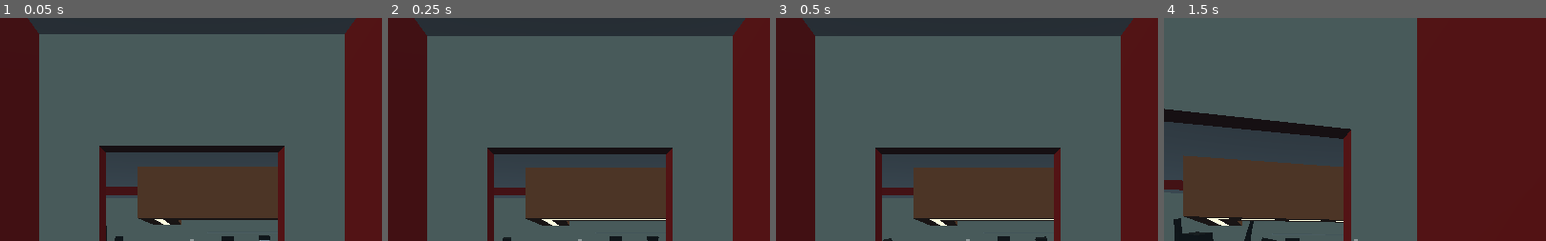
Above: before the commit, frames 1-4 (left to right).
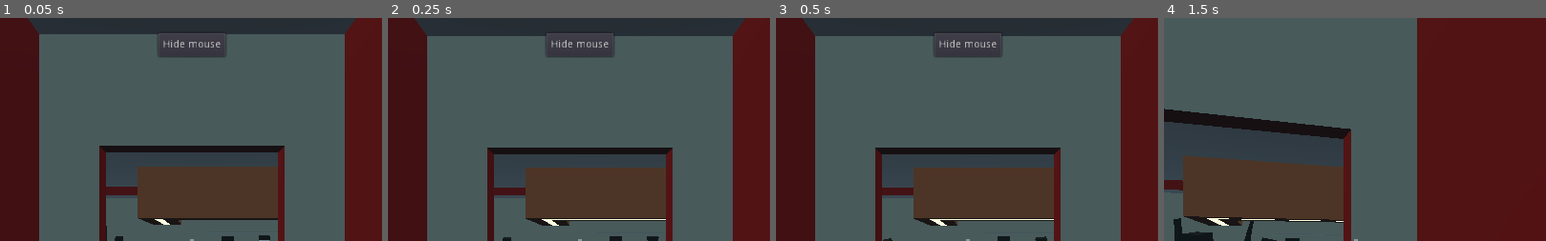
Above: after the commit, the same moments.

Repository: Eptwalabha/ld47
Game: Godot game, scene res://scenes/Game.tscn
The game is run twice, just before and just after one commit, with the same random seed, the same clock (stepped at 60 frames per second) and the same inputs. Sound files missing from this copy of the repository are replaced by a short silence.
Inputs (mouse positions are % of the whole screen's width and height, from its top left):
- Up to frame 1 (0.05 s): no input
- Up to frame 2 (0.25 s): no input
- Up to frame 3 (0.5 s): no input
- Up to frame 4 (1.5 s): click (50, 6) at 0.5 s, where only the run after the commit has a clickable "Hide mouse"; tap Enter at 1.25 s; move the mouse to (55, 50) at 1.27 s; hold W (move_forward) from 1.28 s (still down); tap E (context_action) at 1.35 s
The pictures show only the part of the screen within x 25-75%, y 0-50%; the shares and areas given below are measured in that part.

The runs differ from the first frame. In frame 1, 1.8% of the frame differs, in the area x 41-60%, y 6-18%; in frame 2, 1.8%; in frame 3, 1.8%; in frame 4, nothing differs.

Commit message:
better doors

Diff:
--- /dev/null
+++ b/assets/story/story.json
@@ -0,0 +1,24 @@
+{
+  "items": {},
+  "story": {
+    "intro": {
+      "on-start": {
+        "show": [
+          "intro_corridor",
+          "dancers",
+          "barman"
+        ],
+        "hide": [
+          "restrooms"
+        ],
+        "dialogs": [
+          {
+            "who": "friend",
+            "what": 0
+          }
+        ]
+      },
+      "next": "talk-to-friend"
+    }
+  }
+}
--- a/autoload.gd
+++ b/autoload.gd
@@ -11,3 +11,26 @@
 var using_controller : bool = false
 var debug : bool = false
 var first_level : int = LEVEL.BAR
+
+var phone_picked_up := false
+var friend_intro_bar := false
+var friend_wants_to_go_home := false
+var door_found := false
+var key_found := false
+var missing_handle := false
+var valve_found := false
+var road_tutorial := false
+
+func reset_game(level: String) -> void:
+	match level:
+		'flat':
+			phone_picked_up = false
+		'bar':
+			friend_intro_bar = false
+			friend_wants_to_go_home = false
+			door_found = false
+			key_found = false
+			missing_handle = false
+			valve_found = false
+		'road':
+			road_tutorial = false
--- a/project.godot
+++ b/project.godot
@@ -95,9 +95,19 @@
 "path": "res://scenes/props/appart/Door.gd"
 }, {
 "base": "Spatial",
+"class": "Door2",
+"language": "GDScript",
+"path": "res://scenes/props/flat/Door2.gd"
+}, {
+"base": "Spatial",
 "class": "Game",
 "language": "GDScript",
 "path": "res://scenes/Game.gd"
+}, {
+"base": "Spatial",
+"class": "Game2",
+"language": "GDScript",
+"path": "res://scenes/Game2.gd"
 }, {
 "base": "Spatial",
 "class": "Glass",
@@ -187,7 +197,9 @@
 "Dialog": "",
 "DialogTrigger": "",
 "Door": "",
+"Door2": "",
 "Game": "",
+"Game2": "",
 "Glass": "",
 "InteractTrigger": "",
 "Key": "",
--- /dev/null
+++ b/scenes/Game2.gd
@@ -0,0 +1,40 @@
+class_name Game2
+extends Spatial
+
+onready var current_player : Player = $Player/Player as Player
+onready var ui := $UI as UI
+
+
+func _physics_process(delta: float) -> void:
+	current_player.physics_process(delta)
+
+func _process(delta: float) -> void:
+	if Input.is_action_just_pressed("ui_cancel"):
+		ui.show_mouse_capture()
+	_check_triggers()
+
+func _input(event: InputEvent) -> void:
+	current_player.input(event)
+
+
+func _on_Appartment_door_interacted_with(door: Door2) -> void:
+
+	if not Data.phone_picked_up:
+		door.close()
+		Data.phone_picked_up = true
+	else:
+		door.toggle()
+
+func _check_triggers():
+	if current_player.ray.is_colliding():
+		var collider = current_player.ray.get_collider()
+		if collider is InteractTrigger and collider.active:
+			if Input.is_action_just_pressed("context_action"):
+				collider.interact()
+			else:
+				ui.show_context(collider.id)
+#				ui.show_context(collider.hover_key)
+		else:
+			ui.hide_context()
+	else:
+		ui.hide_context()
--- /dev/null
+++ b/scenes/Game2.tscn
@@ -0,0 +1,46 @@
+[gd_scene load_steps=10 format=2]
+
+[ext_resource path="res://scenes/ui/UI.tscn" type="PackedScene" id=1]
+[ext_resource path="res://scenes/location/CorridorTop.tscn" type="PackedScene" id=2]
+[ext_resource path="res://scenes/Game2.gd" type="Script" id=3]
+[ext_resource path="res://scenes/location/Appartment.tscn" type="PackedScene" id=4]
+[ext_resource path="res://scenes/location/Corridor.tscn" type="PackedScene" id=5]
+[ext_resource path="res://scenes/Player.tscn" type="PackedScene" id=6]
+[ext_resource path="res://scenes/location/BackStreetBuilding.tscn" type="PackedScene" id=7]
+[ext_resource path="res://scenes/chapters/flat/Flat.gd" type="Script" id=8]
+[ext_resource path="res://scenes/props/flat/Door2.tscn" type="PackedScene" id=9]
+
+[node name="Game2" type="Spatial"]
+script = ExtResource( 3 )
+
+[node name="UI" parent="." instance=ExtResource( 1 )]
+
+[node name="Map" type="Spatial" parent="."]
+
+[node name="Appartment" type="Spatial" parent="Map"]
+script = ExtResource( 8 )
+
+[node name="Appartment" parent="Map/Appartment" instance=ExtResource( 4 )]
+
+[node name="Corridor" parent="Map/Appartment" instance=ExtResource( 5 )]
+
+[node name="CorridorBottom" parent="Map/Appartment" instance=ExtResource( 5 )]
+transform = Transform( 1, 0, 0, 0, 1, 0, 0, 0, 1, 0, -2.5, 0 )
+
+[node name="CorridorTop" parent="Map/Appartment" instance=ExtResource( 2 )]
+
+[node name="BackStreetBuilding" parent="Map/Appartment" instance=ExtResource( 7 )]
+
+[node name="Door" parent="Map/Appartment" instance=ExtResource( 9 )]
+transform = Transform( 4.37114e-08, 0, 1, 0, 1, 0, 1, 0, -4.37114e-08, -1.55734, 0, -0.449963 )
+id = "flat/door"
+opened = true
+max_angle = 90
+
+[node name="Bar" type="Spatial" parent="Map"]
+
+[node name="Player" type="Spatial" parent="."]
+
+[node name="Player" parent="Player" instance=ExtResource( 6 )]
+[connection signal="door_interacted_with" from="Map/Appartment" to="." method="_on_Appartment_door_interacted_with"]
+[connection signal="interacted_with" from="Map/Appartment/Door" to="Map/Appartment" method="_on_Door_interacted_with"]
--- a/scenes/Player.tscn
+++ b/scenes/Player.tscn
@@ -141,6 +141,7 @@
 
 [node name="phone" parent="Head/Camera" instance=ExtResource( 4 )]
 transform = Transform( -0.691661, 0.669623, -0.270572, -0.364308, -1.59244e-08, 0.931279, 0.623606, 0.742701, 0.243949, -0.187868, -0.0426252, -0.241849 )
+visible = false
 
 [node name="AnimationPlayer" type="AnimationPlayer" parent="."]
 autoplay = "idle"
--- /dev/null
+++ b/scenes/chapters/flat/Flat.gd
@@ -0,0 +1,6 @@
+extends Spatial
+
+signal door_interacted_with(door)
+
+func _on_Door_interacted_with() -> void:
+	emit_signal("door_interacted_with", $Door)
--- a/scenes/core/InteractTrigger.gd
+++ b/scenes/core/InteractTrigger.gd
@@ -5,6 +5,7 @@
 
 export(String) var hover_key := "action_hover"
 export(bool) var active := true
+export(String) var id := ""
 
 var reset_active : bool
 
--- /dev/null
+++ b/scenes/props/flat/Door2.gd
@@ -0,0 +1,42 @@
+class_name Door2
+extends Spatial
+
+signal interacted_with()
+
+onready var animation := $AnimationPlayer as AnimationPlayer
+onready var tween := $Tween as Tween
+onready var hinge := $Hinge as Spatial
+onready var trigger := $Hinge/InteractTrigger as InteractTrigger
+
+export(String) var id := ""
+export(bool) var opened := false
+export(int, 90, 150) var max_angle := 150
+
+func _ready() -> void:
+	hinge.rotation_degrees.y = max_angle if opened else 0
+	$Hinge/InteractTrigger/Trigger.disabled = false
+	$StaticBody/Collision.disabled = opened
+	trigger.id = id
+
+func toggle() -> void:
+	if opened:
+		close()
+	else:
+		open()
+
+func close() -> void:
+	if opened:
+		opened = false
+		tween.interpolate_property(hinge, "rotation_degrees", Vector3(0, max_angle, 0), Vector3.ZERO, .7, Tween.TRANS_CUBIC, Tween.EASE_OUT)
+		tween.start()
+		animation.play("closing")
+
+func open() -> void:
+	if not opened:
+		opened = true
+		tween.interpolate_property(hinge, "rotation_degrees", Vector3.ZERO, Vector3(0, max_angle, 0), .7, Tween.TRANS_CUBIC, Tween.EASE_OUT)
+		tween.start()
+		animation.play("opening")
+
+func _on_InteractTrigger_interacted_with() -> void:
+	emit_signal("interacted_with")
--- /dev/null
+++ b/scenes/props/flat/Door2.tscn
@@ -0,0 +1,96 @@
+[gd_scene load_steps=8 format=2]
+
+[ext_resource path="res://assets/models/prop/door.glb" type="PackedScene" id=1]
+[ext_resource path="res://scenes/props/flat/Door2.gd" type="Script" id=2]
+[ext_resource path="res://scenes/core/InteractTrigger.tscn" type="PackedScene" id=3]
+
+[sub_resource type="BoxShape" id=2]
+extents = Vector3( 0.379499, 0.723369, 0.131 )
+
+[sub_resource type="BoxShape" id=1]
+extents = Vector3( 0.527713, 1.02801, 0.0981793 )
+
+[sub_resource type="Animation" id=4]
+resource_name = "closing"
+length = 0.8
+tracks/0/type = "value"
+tracks/0/path = NodePath("StaticBody/Collision:disabled")
+tracks/0/interp = 1
+tracks/0/loop_wrap = true
+tracks/0/imported = false
+tracks/0/enabled = true
+tracks/0/keys = {
+"times": PoolRealArray( 0, 0.3, 0.8 ),
+"transitions": PoolRealArray( 1, 1, 1 ),
+"update": 1,
+"values": [ true, false, false ]
+}
+tracks/1/type = "value"
+tracks/1/path = NodePath("Hinge/InteractTrigger/Trigger:disabled")
+tracks/1/interp = 1
+tracks/1/loop_wrap = true
+tracks/1/imported = false
+tracks/1/enabled = true
+tracks/1/keys = {
+"times": PoolRealArray( 0, 0.8 ),
+"transitions": PoolRealArray( 1, 1 ),
+"update": 1,
+"values": [ true, false ]
+}
+
+[sub_resource type="Animation" id=3]
+resource_name = "opening"
+length = 0.8
+tracks/0/type = "value"
+tracks/0/path = NodePath("StaticBody/Collision:disabled")
+tracks/0/interp = 1
+tracks/0/loop_wrap = true
+tracks/0/imported = false
+tracks/0/enabled = true
+tracks/0/keys = {
+"times": PoolRealArray( 0, 0.3, 0.8 ),
+"transitions": PoolRealArray( 1, 1, 1 ),
+"update": 1,
+"values": [ false, true, true ]
+}
+tracks/1/type = "value"
+tracks/1/path = NodePath("Hinge/InteractTrigger/Trigger:disabled")
+tracks/1/interp = 1
+tracks/1/loop_wrap = true
+tracks/1/imported = false
+tracks/1/enabled = true
+tracks/1/keys = {
+"times": PoolRealArray( 0, 0.8 ),
+"transitions": PoolRealArray( 1, 1 ),
+"update": 1,
+"values": [ true, false ]
+}
+
+[node name="Door2" type="Spatial"]
+script = ExtResource( 2 )
+
+[node name="Hinge" type="Spatial" parent="."]
+
+[node name="door" parent="Hinge" instance=ExtResource( 1 )]
+transform = Transform( 1, 0, 0, 0, 1, 0, 0, 0, 1, 0, 0, 0.0527046 )
+
+[node name="InteractTrigger" parent="Hinge" instance=ExtResource( 3 )]
+
+[node name="Trigger" type="CollisionShape" parent="Hinge/InteractTrigger"]
+transform = Transform( 1, 0, 0, 0, 1, 0, 0, 0, 1, 0.627218, 1, 0 )
+shape = SubResource( 2 )
+disabled = true
+
+[node name="StaticBody" type="StaticBody" parent="."]
+
+[node name="Collision" type="CollisionShape" parent="StaticBody"]
+transform = Transform( 1, 0, 0, 0, 1, 0, 0, 0, 1, 0.503, 1, 0 )
+shape = SubResource( 1 )
+disabled = true
+
+[node name="AnimationPlayer" type="AnimationPlayer" parent="."]
+anims/closing = SubResource( 4 )
+anims/opening = SubResource( 3 )
+
+[node name="Tween" type="Tween" parent="."]
+[connection signal="interacted_with" from="Hinge/InteractTrigger" to="." method="_on_InteractTrigger_interacted_with"]
--- a/scenes/ui/UI.gd
+++ b/scenes/ui/UI.gd
@@ -7,6 +7,7 @@
 onready var dialog := $VBoxContainer/Dialog as UIDialog
 onready var context := $VBoxContainer/Context as UIContext
 onready var dot := $Dot as CenterContainer
+onready var mouse_capture := $MouseCapture as MarginContainer
 
 func reset() -> void:
 	show()
@@ -38,3 +39,11 @@
 
 func show_dot(is_dot_visible: bool) -> void:
 	dot.visible = is_dot_visible
+
+func show_mouse_capture() -> void:
+	Input.set_mouse_mode(Input.MOUSE_MODE_VISIBLE)
+	mouse_capture.visible = true
+
+func _on_Button_pressed() -> void:
+	Input.set_mouse_mode(Input.MOUSE_MODE_CAPTURED)
+	mouse_capture.visible = Input.get_mouse_mode() != Input.MOUSE_MODE_CAPTURED
--- a/scenes/ui/UI.tscn
+++ b/scenes/ui/UI.tscn
@@ -124,3 +124,27 @@
 anims/blink = SubResource( 1 )
 anims/fade-in = SubResource( 2 )
 anims/fade-out = SubResource( 3 )
+
+[node name="MouseCapture" type="MarginContainer" parent="."]
+anchor_right = 1.0
+margin_bottom = 20.0
+custom_constants/margin_top = 20
+__meta__ = {
+"_edit_use_anchors_": false
+}
+
+[node name="CenterContainer" type="CenterContainer" parent="MouseCapture"]
+margin_top = 20.0
+margin_right = 1024.0
+margin_bottom = 52.0
+
+[node name="Button" type="Button" parent="MouseCapture/CenterContainer"]
+margin_left = 448.0
+margin_right = 576.0
+margin_bottom = 32.0
+rect_min_size = Vector2( 0, 32 )
+text = "ui_mouse_capture"
+__meta__ = {
+"_edit_use_anchors_": false
+}
+[connection signal="pressed" from="MouseCapture/CenterContainer/Button" to="." method="_on_Button_pressed"]
